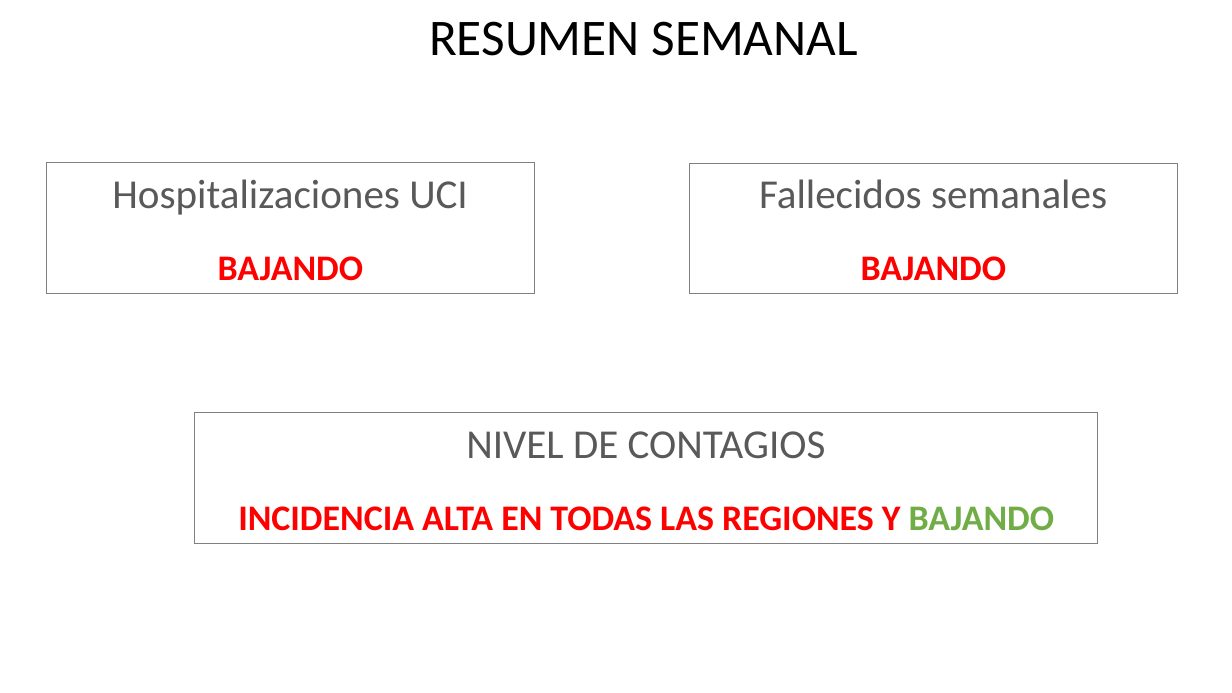
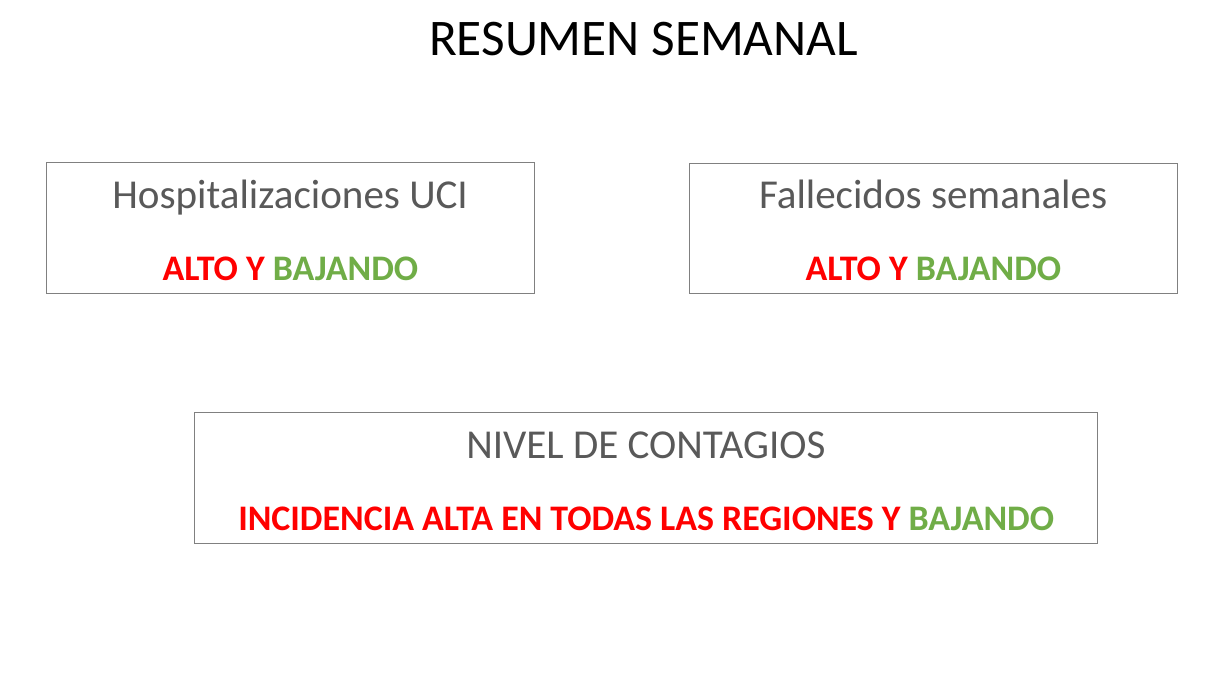
Before and after one commit to dataCovid19CL/capsulasSemanales, a slide deck: slide 19 of DATOS COVID Chile 2022 04 02.pptx (slide 16 before the commit). Drawn at 1232x693 pixels with LibreOffice and Linux fonts; fonts in the diff are those of the drawing. Boxes give left, top, right and bottom in pixels: in the first picture for what was removed or moved away, otherwise in the second. Text is boxed around its words. In the diff, an @@ line names an element or a change of style, - is before the commit and + after.

```diff
--- a/DATOS COVID Chile 2022 04 02.pptx
+++ b/DATOS COVID Chile 2022 04 02.pptx
@@ text in rectangle at <box>163,256,418,281</box>: text changed; text colour #FF0000 to #70AD47 @@
-BAJANDO
+ALTO Y BAJANDO
@@ text in rectangle at <box>806,256,1061,281</box>: text changed; text colour #FF0000 to #70AD47 @@
-BAJANDO
+ALTO Y BAJANDO
```
Also in this commit, not shown: 1 other slide changed, 4 slides added.
